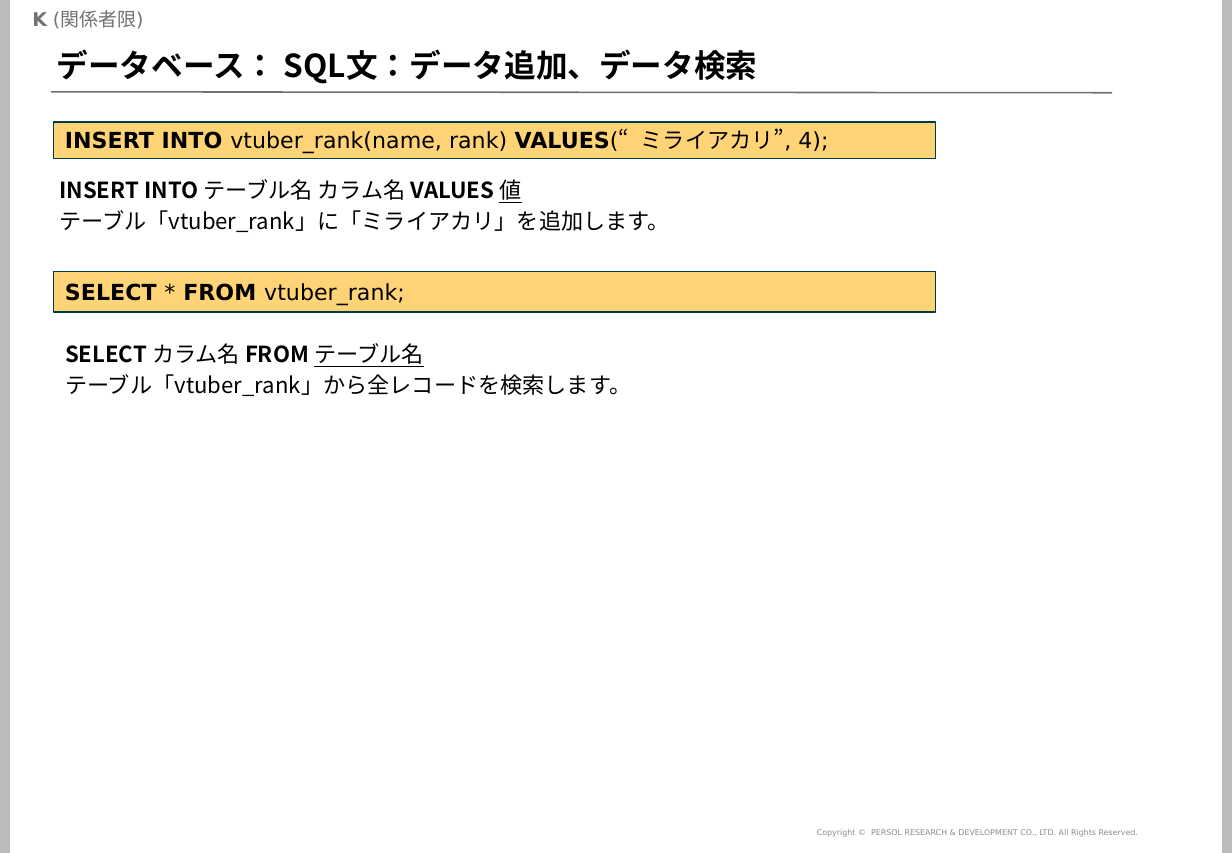
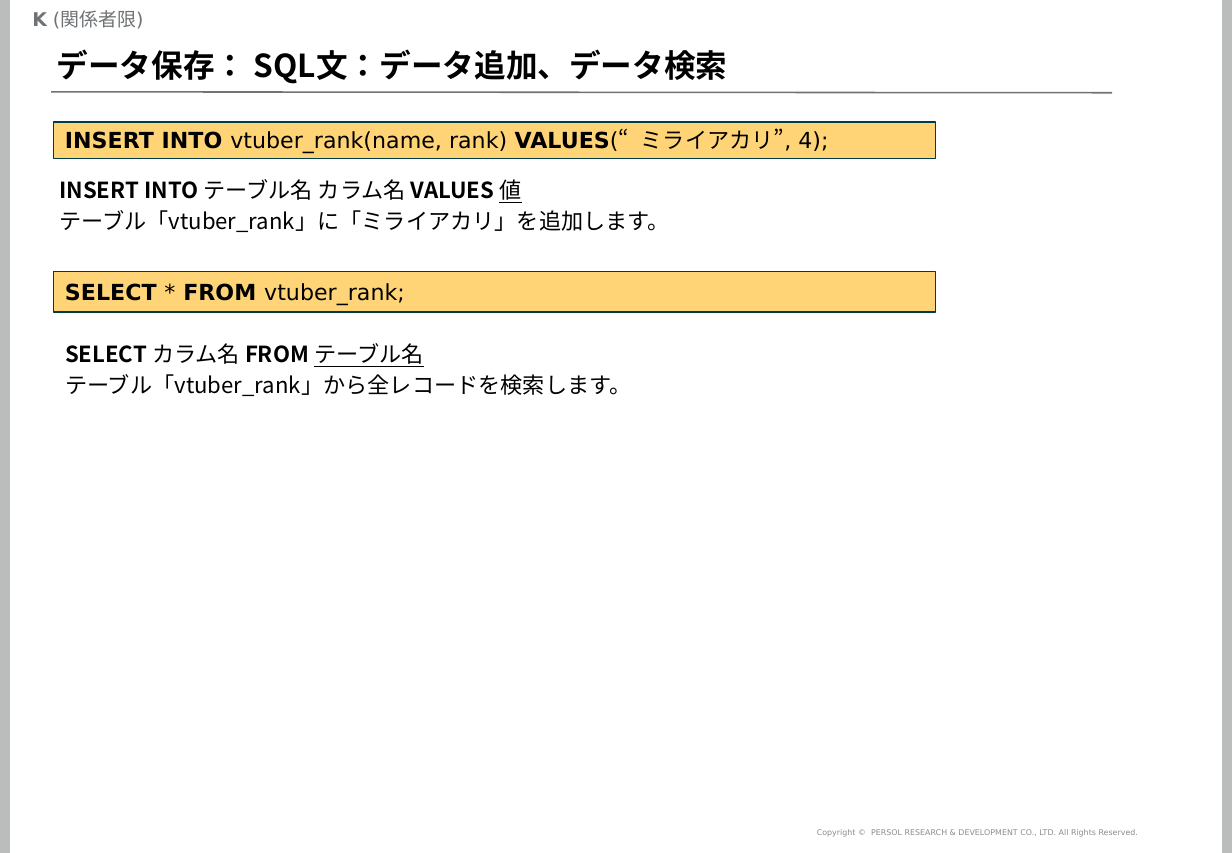
Before and after one commit to mogrodown/python_session, a slide deck: slide 45 of doc/python中級講座_2020.pptx. Drawn at 1232x853 pixels with LibreOffice and Linux fonts; fonts in the diff are those of the drawing; background and template pictures are left out. Boxes give left, top, right and bottom in pixels: in the first picture for what was removed or moved away, otherwise in the second. Text is boxed around its words. In the diff, an @@ line names an element or a change of style, - is before the commit and + after.

```diff
--- a/doc/python中級講座_2020.pptx
+++ b/doc/python中級講座_2020.pptx
@@ title at [57, 49, 728, 84]: text changed @@
-データベース： SQL文：データ追加、データ検索
+データ保存： SQL文：データ追加、データ検索
```
Also in this commit, not shown: 10 other slides changed, 1 slide added, 1 slide removed, 2 other files.
